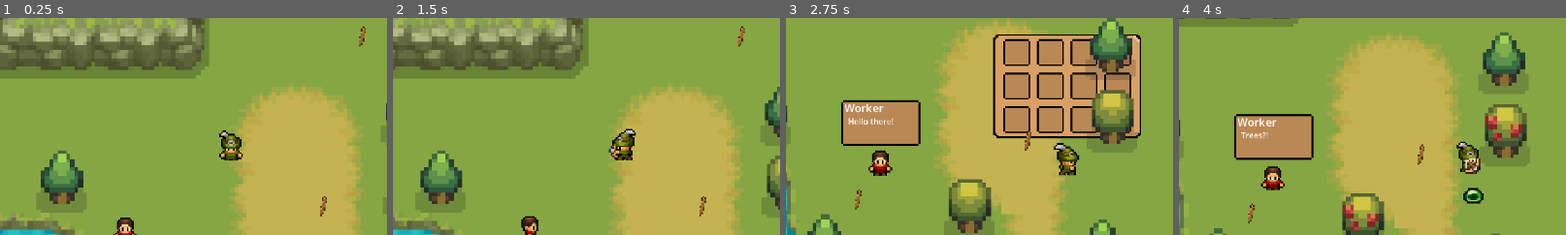
Above: before the commit, frames 1-4 (left to right).
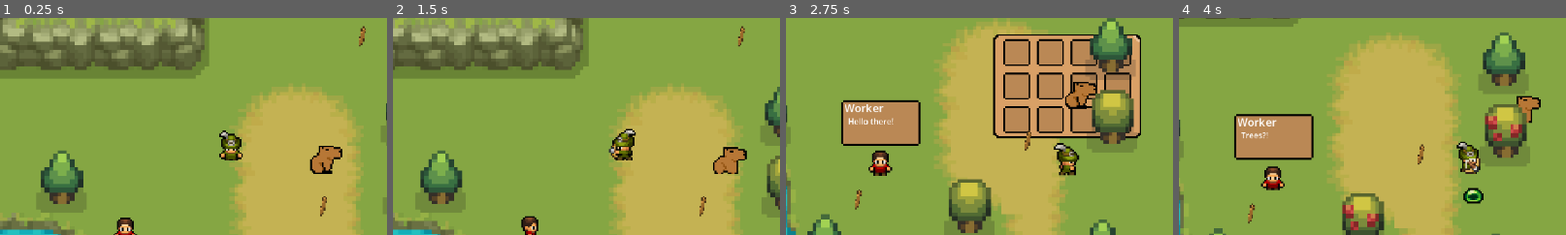
Above: after the commit, the same moments.

Repository: nezinauuu/wildlands
Game: Godot game, scene res://scene/world.tscn
Same seed, same stepped clock (60 frames per second), same inputs: the game is played once before the commit and once after it. The project has no main scene, so this scene is started directly. The engine's default icon, where the game draws it, is replaced by a stand-in: a white triangle on a blue panel in a dark square.
Inputs (mouse positions are % of the whole screen's width and height, from its top left):
- Up to frame 1 (0.25 s): no input
- Up to frame 2 (1.5 s): tap Enter (ui_accept) at 0.5, 0.77 s; move the mouse to (72, 45) at 0.52 s; hold D (right) 0.53-1.28 s; tap E (e) at 0.6 s; tap I (i) at 0.8, 1.35 s; move the mouse to (30, 55) at 1.27 s; hold S (down) from 1.28 s (still down)
- Up to frame 3 (2.75 s): tap Enter (ui_accept) at 1.52 s; tap E (e) at 1.55 s; move the mouse to (60, 28) at 2.02 s; release S (down) at 2.03 s; hold D (right) from 2.03 s (still down); tap C (chat) at 2.1 s; tap I (i) at 2.3 s
- Up to frame 4 (4 s): move the mouse to (45, 70) at 2.77 s; release D (right) at 2.78 s; hold W (up) 2.78-3.53 s; tap E (e) at 2.85 s; tap Enter (ui_accept) at 3.02, 3.77 s; move the mouse to (80, 65) at 3.52 s; hold A (left) from 3.53 s (still down); tap I (i) at 3.6 s
The pictures show only the part of the screen within x 20-70%, y 17-67%; the shares and areas given below are measured in that part.

The runs differ from the first frame. In frame 1, 0.8% of the frame differs, in the area x 79-89%, y 58-72%; in frame 2, 0.8%; in frame 3, 0.7%; in frame 4, 0.5%.

Commit message:
Capybara

Diff:
--- /dev/null
+++ b/wildlands2/scene/capybara.tscn
@@ -0,0 +1,121 @@
+[gd_scene load_steps=15 format=3 uid="uid://dgtiggpk65j5s"]
+
+[ext_resource type="Texture2D" uid="uid://bn2q2vj73ac3l" path="res://art/original/Capybara.png" id="1_34l5r"]
+[ext_resource type="Script" path="res://script/capybara.gd" id="1_dgwjb"]
+
+[sub_resource type="AtlasTexture" id="AtlasTexture_o7h7g"]
+atlas = ExtResource("1_34l5r")
+region = Rect2(0, 0, 32, 32)
+
+[sub_resource type="AtlasTexture" id="AtlasTexture_bs5ak"]
+atlas = ExtResource("1_34l5r")
+region = Rect2(32, 0, 32, 32)
+
+[sub_resource type="AtlasTexture" id="AtlasTexture_5mw32"]
+atlas = ExtResource("1_34l5r")
+region = Rect2(0, 32, 32, 32)
+
+[sub_resource type="AtlasTexture" id="AtlasTexture_xkc5d"]
+atlas = ExtResource("1_34l5r")
+region = Rect2(32, 32, 32, 32)
+
+[sub_resource type="AtlasTexture" id="AtlasTexture_xa8p0"]
+atlas = ExtResource("1_34l5r")
+region = Rect2(0, 64, 32, 32)
+
+[sub_resource type="AtlasTexture" id="AtlasTexture_i28ac"]
+atlas = ExtResource("1_34l5r")
+region = Rect2(32, 64, 32, 32)
+
+[sub_resource type="AtlasTexture" id="AtlasTexture_iscdh"]
+atlas = ExtResource("1_34l5r")
+region = Rect2(0, 32, 32, 32)
+
+[sub_resource type="AtlasTexture" id="AtlasTexture_fm0fr"]
+atlas = ExtResource("1_34l5r")
+region = Rect2(32, 32, 32, 32)
+
+[sub_resource type="AtlasTexture" id="AtlasTexture_ksi3c"]
+atlas = ExtResource("1_34l5r")
+region = Rect2(0, 64, 32, 32)
+
+[sub_resource type="AtlasTexture" id="AtlasTexture_tesim"]
+atlas = ExtResource("1_34l5r")
+region = Rect2(32, 64, 32, 32)
+
+[sub_resource type="SpriteFrames" id="SpriteFrames_wb0sv"]
+animations = [{
+"frames": [{
+"duration": 1.0,
+"texture": SubResource("AtlasTexture_o7h7g")
+}, {
+"duration": 1.0,
+"texture": SubResource("AtlasTexture_bs5ak")
+}],
+"loop": true,
+"name": &"idle",
+"speed": 2.0
+}, {
+"frames": [{
+"duration": 1.0,
+"texture": SubResource("AtlasTexture_5mw32")
+}, {
+"duration": 1.0,
+"texture": SubResource("AtlasTexture_xkc5d")
+}],
+"loop": true,
+"name": &"walk-DOWN",
+"speed": 3.0
+}, {
+"frames": [{
+"duration": 1.0,
+"texture": SubResource("AtlasTexture_xa8p0")
+}, {
+"duration": 1.0,
+"texture": SubResource("AtlasTexture_i28ac")
+}],
+"loop": true,
+"name": &"walk-L",
+"speed": 3.0
+}, {
+"frames": [{
+"duration": 1.0,
+"texture": SubResource("AtlasTexture_iscdh")
+}, {
+"duration": 1.0,
+"texture": SubResource("AtlasTexture_fm0fr")
+}],
+"loop": true,
+"name": &"walk-R",
+"speed": 3.0
+}, {
+"frames": [{
+"duration": 1.0,
+"texture": SubResource("AtlasTexture_ksi3c")
+}, {
+"duration": 1.0,
+"texture": SubResource("AtlasTexture_tesim")
+}],
+"loop": true,
+"name": &"walk-UP",
+"speed": 3.0
+}]
+
+[sub_resource type="CircleShape2D" id="CircleShape2D_pfn0c"]
+radius = 5.09902
+
+[node name="capybara" type="CharacterBody2D"]
+script = ExtResource("1_dgwjb")
+
+[node name="AnimatedSprite2D" type="AnimatedSprite2D" parent="."]
+sprite_frames = SubResource("SpriteFrames_wb0sv")
+animation = &"walk-L"
+
+[node name="CollisionShape2D" type="CollisionShape2D" parent="."]
+position = Vector2(0, 5)
+shape = SubResource("CircleShape2D_pfn0c")
+
+[node name="Timer" type="Timer" parent="."]
+autostart = true
+
+[connection signal="timeout" from="Timer" to="." method="_on_timer_timeout"]
--- a/wildlands2/scene/world.tscn
+++ b/wildlands2/scene/world.tscn
@@ -10,6 +10,7 @@
 [ext_resource type="PackedScene" uid="uid://dqhy5bqcev7pk" path="res://scene/slime.tscn" id="8_eyte0"]
 [ext_resource type="PackedScene" uid="uid://cn2yvifat1n1c" path="res://scene/world_2.tscn" id="9_vgfmy"]
 [ext_resource type="PackedScene" uid="uid://bni28e3xb204y" path="res://scene/npc.tscn" id="10_04e1m"]
+[ext_resource type="PackedScene" uid="uid://dgtiggpk65j5s" path="res://scene/capybara.tscn" id="11_rivp3"]
 
 [sub_resource type="TileSetAtlasSource" id="TileSetAtlasSource_xjcka"]
 texture = ExtResource("2_nymi0")
@@ -336,4 +337,7 @@
 [node name="stick_collectable3" parent="." instance=ExtResource("7_dnwdb")]
 position = Vector2(56, 36)
 
+[node name="capybara" parent="." instance=ExtResource("11_rivp3")]
+position = Vector2(56, 7)
+
 [connection signal="stick_collected" from="player" to="npc" method="_on_player_stick_collected"]
--- /dev/null
+++ b/wildlands2/script/capybara.gd
@@ -0,0 +1,53 @@
+extends CharacterBody2D
+
+var speed = 30
+var current_state = IDLE
+
+var dir = Vector2.RIGHT
+var is_roaming = true
+var start_pos
+
+enum{
+	IDLE,
+	NEW_DIR,
+	MOVE
+}
+
+func _ready() -> void:
+	randomize()
+	start_pos = position
+
+
+func _process(delta: float) -> void:
+	if current_state == 0 or current_state == 1:
+		$AnimatedSprite2D.play("idle")
+	elif current_state == 2:
+		if dir.x == -1:
+			$AnimatedSprite2D.play("walk-L")
+		if dir.x == 1:
+			$AnimatedSprite2D.play("walk-R")
+		if dir.y == -1:
+			$AnimatedSprite2D.play("walk-UP")
+		if dir.y == 1:
+			$AnimatedSprite2D.play("walk-DOWN")
+	if is_roaming:
+		match current_state:
+			IDLE:
+				pass
+			NEW_DIR:
+				dir = choose([Vector2.RIGHT, Vector2.UP, Vector2.LEFT, Vector2.DOWN])
+			MOVE:
+				move(delta)
+
+func choose(array):
+	array.shuffle()
+	return array.front()
+
+func move(delta):
+	position += dir * speed * delta
+
+
+
+func _on_timer_timeout() -> void:
+	$Timer.wait_time = choose([0.5,1,1,1.5])
+	current_state = choose([IDLE,NEW_DIR, MOVE])
Binary file added: wildlands2/art/original/Capybara.png
Not shown, added: wildlands2/art/original/Capybara.png.import
Not shown: 1 places in wildlands2/scene/world.tscn that only renumber resources
